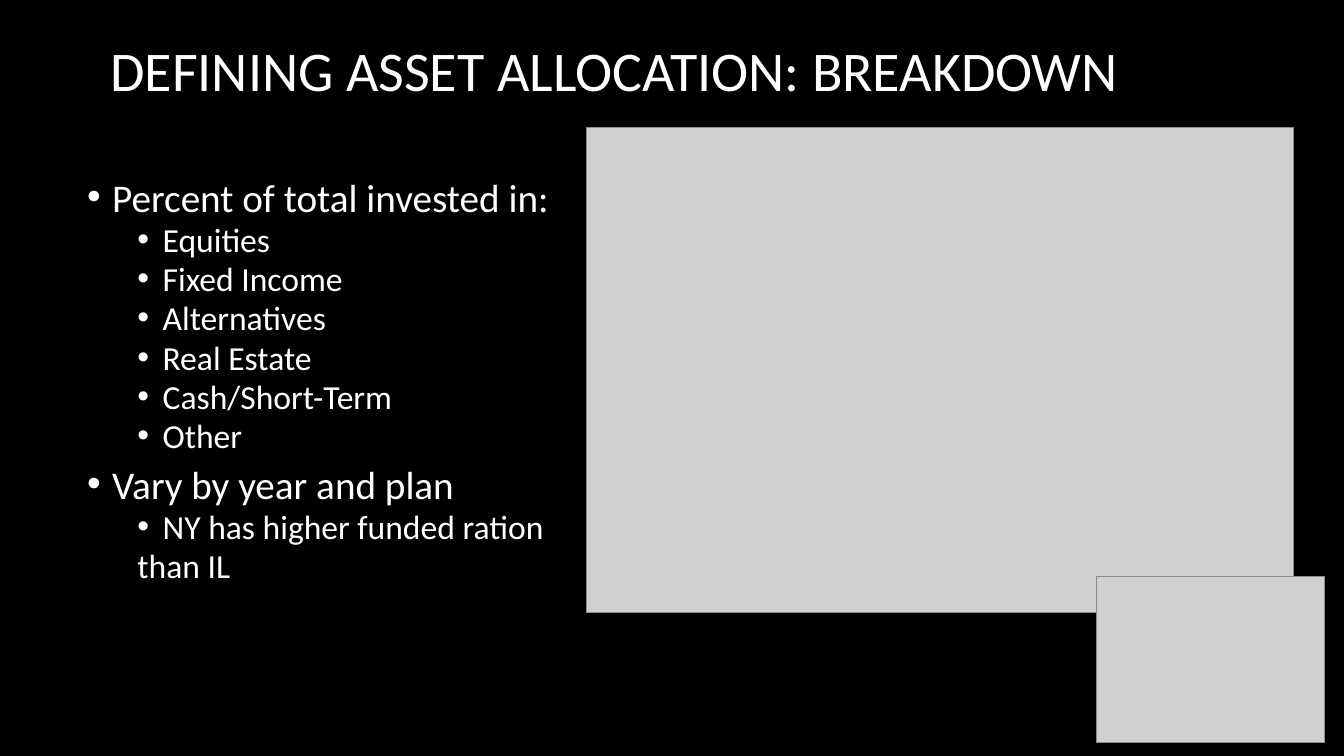
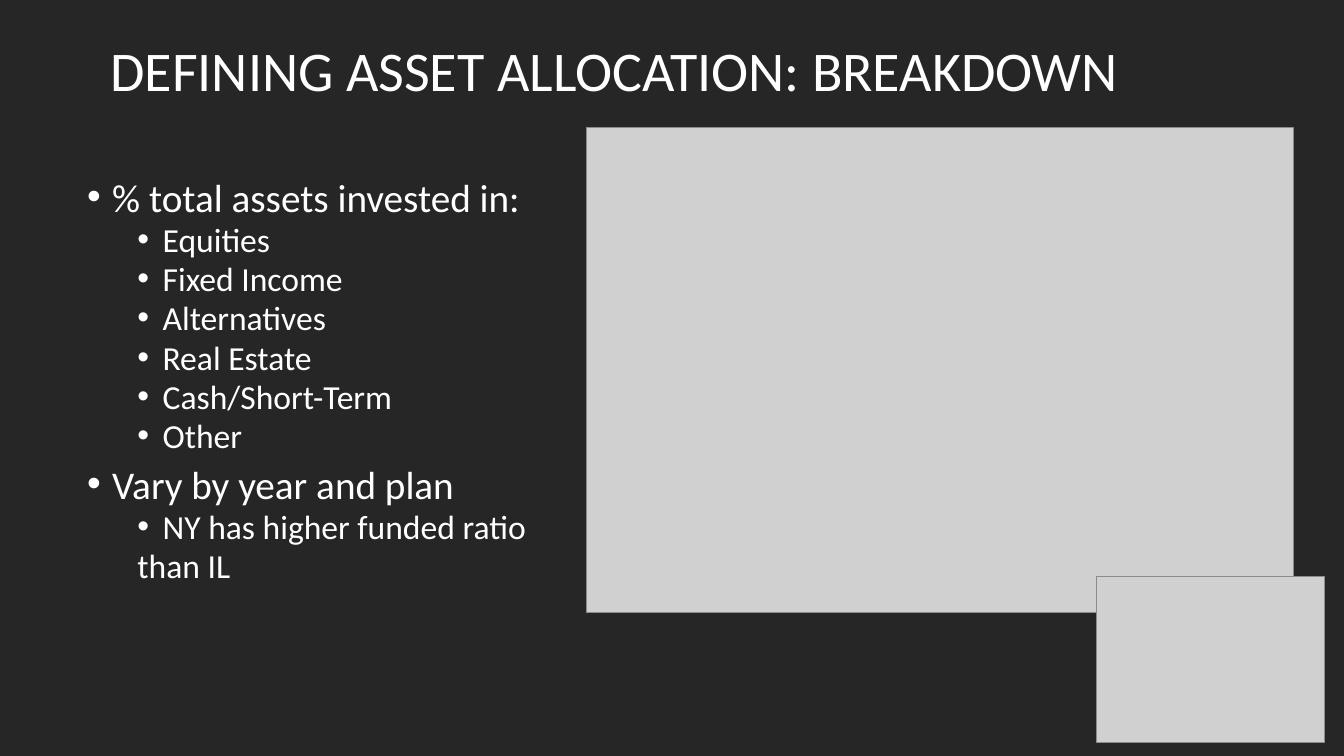
Before and after one commit to bethbailey/MACS30200proj, a slide deck: slide 5 of Proposal/Bailey_Proposal.pptx. Drawn at 1344x756 pixels with LibreOffice and Linux fonts; fonts in the diff are those of the drawing; grey boxes stand for pictures. Boxes give left, top, right and bottom in pixels: in the first picture for what was removed or moved away, otherwise in the second. Text is boxed around its words. In the diff, an @@ line names an element or a change of style, - is before the commit and + after.

```diff
--- a/Proposal/Bailey_Proposal.pptx
+++ b/Proposal/Bailey_Proposal.pptx
@@ background #000000 to #262626 @@
@@ text at [149, 184, 520, 213]: text changed @@
-• Percent of total invested in:
+• % total assets invested in:
@@ text at [163, 515, 526, 545]: text changed @@
-  • NY has higher funded ration
+  • NY has higher funded ratio
```
Also in this commit, not shown: 9 other slides changed, 1 other file.
